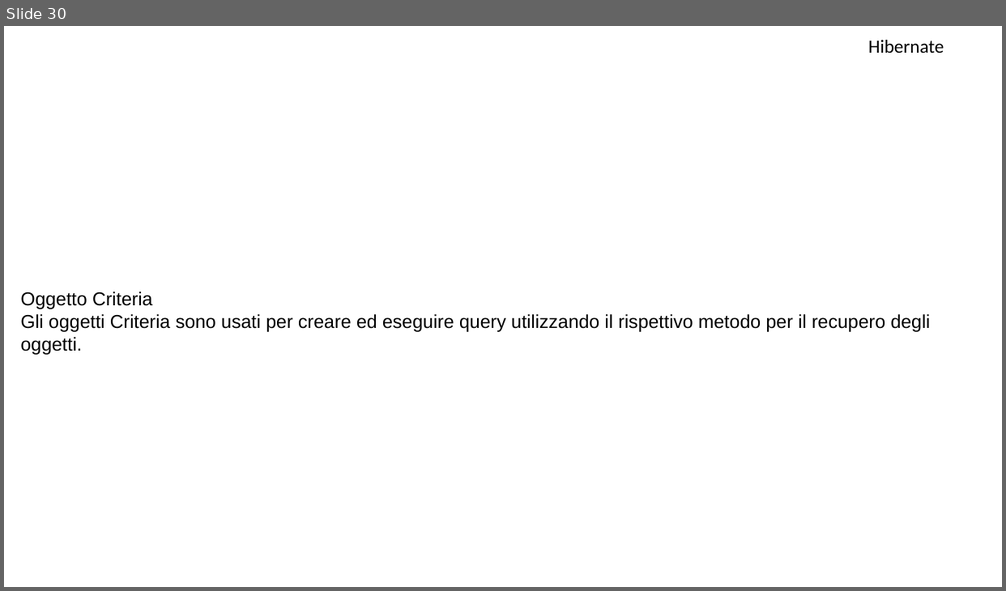
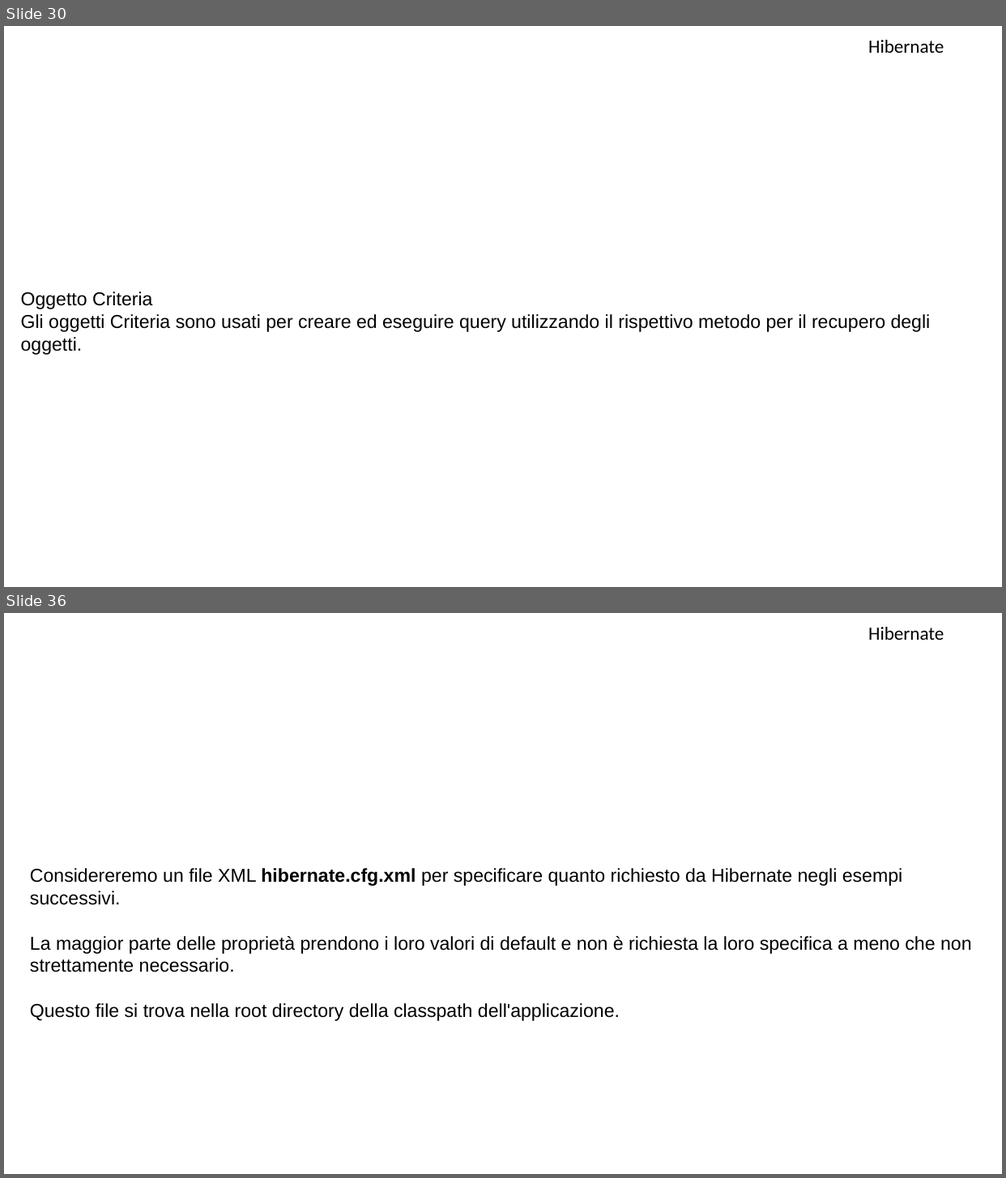
Before and after one commit to MarioMoro/Corso-Java-2019, a slide deck: Hibernate.pptx. Shown one above the other, each under a label of ours: slide 30 before the commit, slides 30 and 36 after it; the slides between them are not shown. The pictures are 1006x591 and 1006x1178 pixels, drawn with LibreOffice and Linux fonts; fonts in the diff are those of the drawing; background and template pictures are left out. Boxes give left, top, right and bottom in pixels: in the first picture for what was removed or moved away, otherwise in the second. Text is boxed around its words. In the diff, an @@ line names an element or a change of style, - is before the commit and + after.

```diff
--- a/Hibernate.pptx
+++ b/Hibernate.pptx
@@ slide 36 added at (x1=4, y1=613, x2=1002, y2=1174), background picture (left out) @@
@@ text added at (x1=868, y1=627, x2=944, y2=640), 18 pt, text #000000 @@
+Hibernate
@@ text added at (x1=30, y1=868, x2=972, y2=1021), 18 pt, text #000000 @@
+Considereremo un file XML hibernate.cfg.xml per specificare quanto richiesto da Hibernate negli esempi successivi.
+La maggior parte delle proprietà prendono i loro valori di default e non è richiesta la loro specifica a meno che non strettamente necessario.
+Questo file si trova nella root directory della classpath dell'applicazione.
```
Also in this commit, not shown: 2 slides changed, 26 other slides added, 5 other files.
